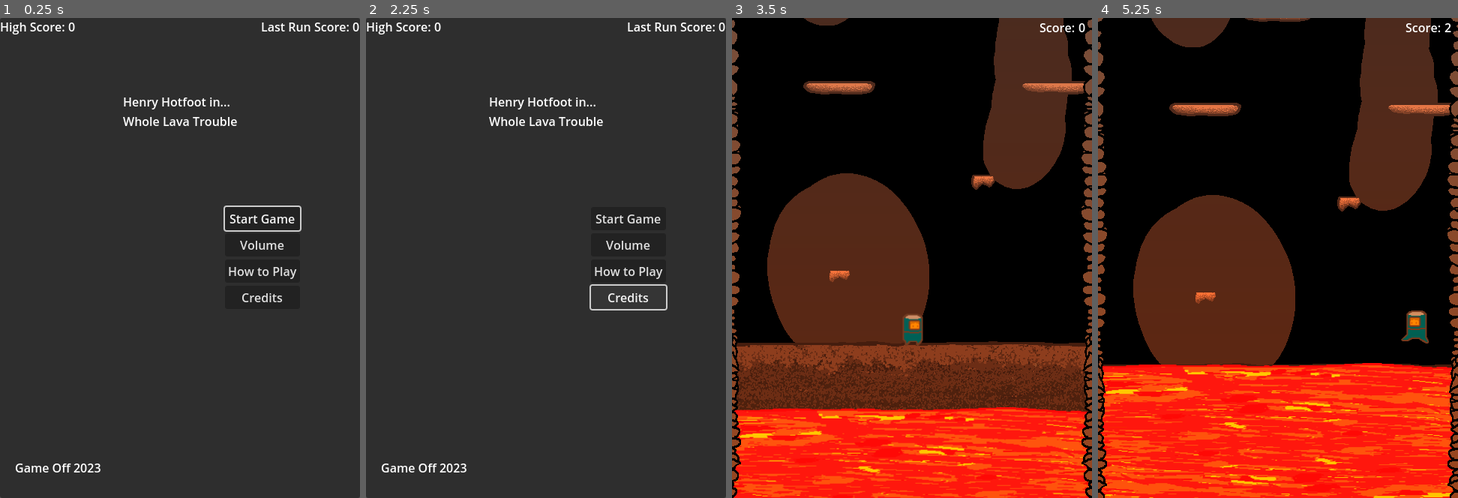
Above: before the commit, frames 1-4 (left to right).
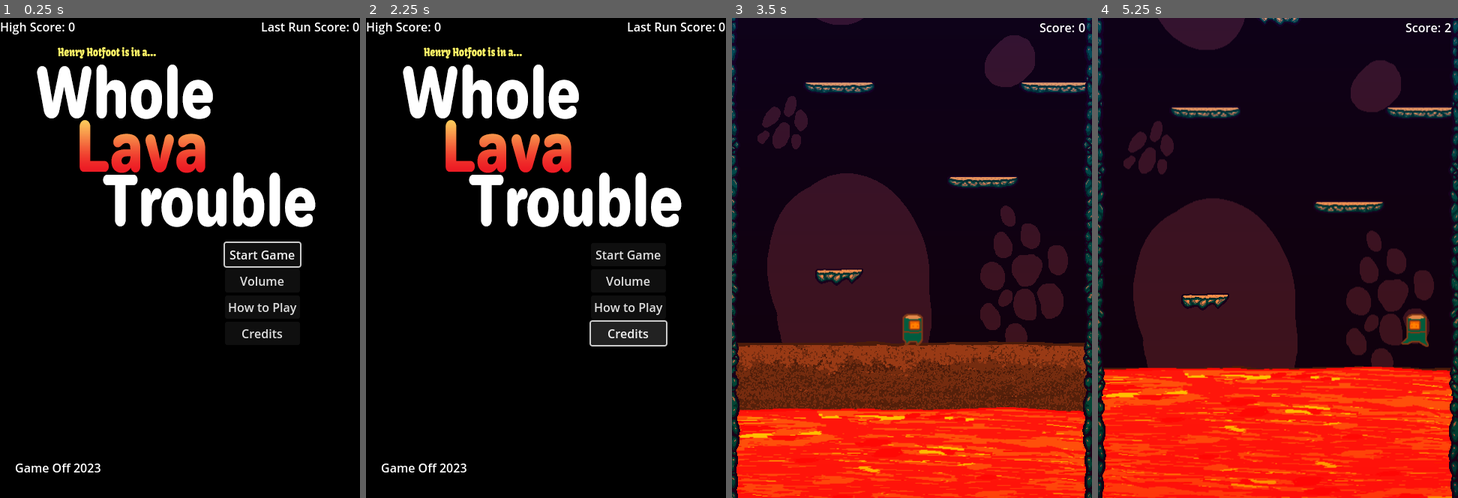
Above: after the commit, the same moments.

Repository: wrStorage/Game-Off-2023-Game-Submission
Game: Godot game, scene res://scenes/gui/main_menu.tscn
Two runs of this game, one before a commit and one after it. Both use one fixed random seed, a clock stepped at 60 frames per second and the inputs below.
Inputs:
- Up to frame 1 (0.25 s): no input
- Up to frame 2 (2.25 s): click "Volume" at 0.5 s; click "How to Play" at 1.25 s; click "Credits" at 2 s
- Up to frame 3 (3.5 s): click "Start Game" at 2.75 s
- Up to frame 4 (5.25 s): hold Right (ui_right) 3.53-5.03 s; tap Up (ui_up) at 3.6, 3.77, 4.07, 4.35, 4.52, 4.82, 5.1 s; hold Left (ui_left) from 5.03 s (still down)

The runs differ from the first frame. In frame 1, 98% of the frame differs, in the area x 0-100%, y 0-100%; in frame 2, 97%; in frame 3, 31%; in frame 4, 44%.

Commit message:
Added screen shake and visual changes

Diff:
--- a/project.godot
+++ b/project.godot
@@ -34,6 +34,13 @@
 , Object(InputEventKey,"resource_local_to_scene":false,"resource_name":"","device":-1,"window_id":0,"alt_pressed":false,"shift_pressed":false,"ctrl_pressed":false,"meta_pressed":false,"pressed":false,"keycode":0,"physical_keycode":80,"key_label":0,"unicode":112,"echo":false,"script":null)
 ]
 }
+jump={
+"deadzone": 0.5,
+"events": [Object(InputEventKey,"resource_local_to_scene":false,"resource_name":"","device":-1,"window_id":0,"alt_pressed":false,"shift_pressed":false,"ctrl_pressed":false,"meta_pressed":false,"pressed":false,"keycode":0,"physical_keycode":4194320,"key_label":0,"unicode":0,"echo":false,"script":null)
+, Object(InputEventKey,"resource_local_to_scene":false,"resource_name":"","device":-1,"window_id":0,"alt_pressed":false,"shift_pressed":false,"ctrl_pressed":false,"meta_pressed":false,"pressed":false,"keycode":0,"physical_keycode":90,"key_label":0,"unicode":122,"echo":false,"script":null)
+, Object(InputEventKey,"resource_local_to_scene":false,"resource_name":"","device":-1,"window_id":0,"alt_pressed":false,"shift_pressed":false,"ctrl_pressed":false,"meta_pressed":false,"pressed":false,"keycode":0,"physical_keycode":32,"key_label":0,"unicode":32,"echo":false,"script":null)
+]
+}
 
 [layer_names]
 
--- a/scenes/gui/main_menu.tscn
+++ b/scenes/gui/main_menu.tscn
@@ -1,6 +1,7 @@
-[gd_scene load_steps=2 format=3 uid="uid://dkeq26h0kehkm"]
+[gd_scene load_steps=3 format=3 uid="uid://dkeq26h0kehkm"]
 
 [ext_resource type="Script" path="res://scripts/guiscripts/main_menu.gd" id="1_k1r4g"]
+[ext_resource type="Texture2D" uid="uid://dopg4o2kqw3ee" path="res://assets/title.png" id="2_i5w13"]
 
 [node name="MainMenu" type="Control"]
 layout_mode = 3
@@ -11,50 +12,35 @@
 grow_vertical = 2
 script = ExtResource("1_k1r4g")
 
-[node name="MainPanel" type="Panel" parent="."]
-layout_mode = 1
-anchors_preset = 15
-anchor_right = 1.0
-anchor_bottom = 1.0
-grow_horizontal = 2
-grow_vertical = 2
+[node name="TitleImage" type="TextureRect" parent="."]
+layout_mode = 0
+offset_right = 480.0
+offset_bottom = 640.0
+texture = ExtResource("2_i5w13")
 
-[node name="ScorePanel" type="Panel" parent="MainPanel"]
+[node name="ScorePanel" type="Panel" parent="."]
 layout_mode = 1
 anchors_preset = 10
 anchor_right = 1.0
 grow_horizontal = 2
 
-[node name="HighScoreLabel" type="Label" parent="MainPanel/ScorePanel"]
+[node name="HighScoreLabel" type="Label" parent="ScorePanel"]
 layout_mode = 0
-offset_right = 91.0
+offset_right = 101.0
 offset_bottom = 26.0
 text = "High Score: 0"
 
-[node name="PreviousScoreLabel" type="Label" parent="MainPanel/ScorePanel"]
+[node name="PreviousScoreLabel" type="Label" parent="ScorePanel"]
 layout_mode = 1
 anchors_preset = 1
 anchor_left = 1.0
 anchor_right = 1.0
-offset_left = -123.0
+offset_left = -132.0
 offset_bottom = 26.0
 grow_horizontal = 0
 text = "Last Run Score: 0"
 
-[node name="Title" type="Label" parent="MainPanel"]
-layout_mode = 1
-anchors_preset = 5
-anchor_left = 0.5
-anchor_right = 0.5
-offset_left = -76.5
-offset_top = 100.0
-offset_right = 76.5
-offset_bottom = 152.0
-grow_horizontal = 2
-text = "Henry Hotfoot in...
-Whole Lava Trouble"
-
-[node name="MarginButtonContainer" type="MarginContainer" parent="MainPanel"]
+[node name="VerticalButtonContainer" type="VBoxContainer" parent="."]
 layout_mode = 1
 anchors_preset = 6
 anchor_left = 1.0
@@ -62,32 +48,29 @@
 anchor_right = 1.0
 anchor_bottom = 0.5
 offset_left = -180.0
-offset_top = -68.0
+offset_top = -20.0
 offset_right = -80.0
-offset_bottom = 68.0
+offset_bottom = 116.0
 grow_horizontal = 0
 grow_vertical = 2
 
-[node name="VerticalButtonContainer" type="VBoxContainer" parent="MainPanel/MarginButtonContainer"]
-layout_mode = 2
-
-[node name="StartButton" type="Button" parent="MainPanel/MarginButtonContainer/VerticalButtonContainer"]
+[node name="StartButton" type="Button" parent="VerticalButtonContainer"]
 layout_mode = 2
 text = "Start Game"
 
-[node name="VolumeButton" type="Button" parent="MainPanel/MarginButtonContainer/VerticalButtonContainer"]
+[node name="VolumeButton" type="Button" parent="VerticalButtonContainer"]
 layout_mode = 2
 text = "Volume"
 
-[node name="InstructionsButton" type="Button" parent="MainPanel/MarginButtonContainer/VerticalButtonContainer"]
+[node name="InstructionsButton" type="Button" parent="VerticalButtonContainer"]
 layout_mode = 2
 text = "How to Play"
 
-[node name="CreditsButton" type="Button" parent="MainPanel/MarginButtonContainer/VerticalButtonContainer"]
+[node name="CreditsButton" type="Button" parent="VerticalButtonContainer"]
 layout_mode = 2
 text = "Credits"
 
-[node name="JamMarginContainer" type="MarginContainer" parent="MainPanel"]
+[node name="JamMarginContainer" type="MarginContainer" parent="."]
 layout_mode = 1
 anchors_preset = 2
 anchor_top = 1.0
@@ -98,9 +81,9 @@
 offset_bottom = -20.0
 grow_vertical = 0
 
-[node name="JamLabel" type="Label" parent="MainPanel/JamMarginContainer"]
+[node name="JamLabel" type="Label" parent="JamMarginContainer"]
 layout_mode = 2
 text = "Game Off 2023
 "
 
-[connection signal="pressed" from="MainPanel/MarginButtonContainer/VerticalButtonContainer/StartButton" to="." method="_on_start_button_pressed"]
+[connection signal="pressed" from="VerticalButtonContainer/StartButton" to="." method="_on_start_button_pressed"]
--- a/scenes/levels/stage_one.tscn
+++ b/scenes/levels/stage_one.tscn
@@ -10,15 +10,16 @@
 [ext_resource type="PackedScene" uid="uid://deqgi8fbntb7" path="res://scenes/objects/platform_96_2.tscn" id="5_aqew2"]
 [ext_resource type="PackedScene" uid="uid://bn8vye74uq0e2" path="res://scenes/gui/hud.tscn" id="6_beuet"]
 [ext_resource type="PackedScene" uid="uid://c3tpinwwp4wv" path="res://scenes/objects/invisible_wall.tscn" id="7_bir2g"]
-[ext_resource type="Texture2D" uid="uid://21nj64c1j7x" path="res://assets/sprites/background/bg.png" id="11_gf6n1"]
-[ext_resource type="Texture2D" uid="uid://drp15cm6iut31" path="res://assets/sprites/background/spr_edge_left.png" id="12_r41n6"]
-[ext_resource type="Texture2D" uid="uid://miyl3scjq70q" path="res://assets/sprites/background/spr_edge_right.png" id="13_2dotl"]
+[ext_resource type="Script" path="res://scripts/utilityscripts/player_camera.gd" id="8_8ra66"]
+[ext_resource type="Texture2D" uid="uid://civsplk4rwgf5" path="res://assets/sprites/background/bg.png" id="11_gf6n1"]
+[ext_resource type="Texture2D" uid="uid://dsgidtq2scoil" path="res://assets/sprites/background/spr_edge_left.png" id="12_r41n6"]
+[ext_resource type="Texture2D" uid="uid://1tpqarovdlj4" path="res://assets/sprites/background/spr_edge_right.png" id="13_2dotl"]
 [ext_resource type="PackedScene" uid="uid://ctm0e25fnf4fx" path="res://scenes/objects/platform_64.tscn" id="13_rnkvk"]
 [ext_resource type="PackedScene" uid="uid://caidgm4d88qyr" path="res://scenes/gui/pause_menu.tscn" id="15_36v8r"]
 
 [node name="StageOne" type="Node2D"]
 script = ExtResource("1_swgrx")
-platforms = Array[PackedScene]([ExtResource("2_xlfe3"), ExtResource("5_26223"), ExtResource("13_rnkvk"), ExtResource("5_aqew2")])
+platforms = Array[PackedScene]([ExtResource("2_xlfe3"), ExtResource("5_aqew2"), ExtResource("13_rnkvk"), ExtResource("5_26223")])
 metadata/_edit_vertical_guides_ = []
 
 [node name="RockSpawnerPath" parent="." instance=ExtResource("2_oh5n1")]
@@ -27,12 +28,11 @@
 [node name="Player" parent="." instance=ExtResource("1_6wqyb")]
 position = Vector2(0, -35)
 
-[node name="PlayerCamera" type="Camera2D" parent="Player"]
+[node name="Camera2D" type="Camera2D" parent="Player" groups=["Camera"]]
 offset = Vector2(240, -100)
 limit_left = -1
 limit_right = 1
-position_smoothing_enabled = true
-position_smoothing_speed = 15.0
+script = ExtResource("8_8ra66")
 
 [node name="StartingPlatform" parent="." instance=ExtResource("3_5d5kw")]
 position = Vector2(-10, 35)
--- a/scenes/objects/boulder.tscn
+++ b/scenes/objects/boulder.tscn
@@ -1,7 +1,8 @@
-[gd_scene load_steps=4 format=3 uid="uid://cu76xv0wtgvd5"]
+[gd_scene load_steps=5 format=3 uid="uid://cu76xv0wtgvd5"]
 
 [ext_resource type="Texture2D" uid="uid://cq5w341weq35o" path="res://assets/sprites/objects/spr_boulder1.png" id="1_143bd"]
 [ext_resource type="Script" path="res://scripts/objectscripts/boulder.gd" id="1_s8hpa"]
+[ext_resource type="AudioStream" uid="uid://dsf8hyv27kvkm" path="res://assets/sfx/boulder.wav" id="3_a70u7"]
 
 [sub_resource type="CircleShape2D" id="CircleShape2D_bs5jw"]
 radius = 30.0
@@ -21,4 +22,12 @@
 [node name="BoulderCollisionShape" type="CollisionShape2D" parent="."]
 shape = SubResource("CircleShape2D_bs5jw")
 
+[node name="DespawnTimer" type="Timer" parent="."]
+wait_time = 2.0
+
+[node name="BoulderAudioPlayer" type="AudioStreamPlayer2D" parent="."]
+stream = ExtResource("3_a70u7")
+max_distance = 650.0
+
 [connection signal="body_entered" from="." to="." method="_on_body_entered"]
+[connection signal="timeout" from="DespawnTimer" to="." method="_on_despawn_timer_timeout"]
--- a/scenes/objects/rock.tscn
+++ b/scenes/objects/rock.tscn
@@ -1,7 +1,8 @@
-[gd_scene load_steps=4 format=3 uid="uid://iud28gsa6i8m"]
+[gd_scene load_steps=5 format=3 uid="uid://iud28gsa6i8m"]
 
 [ext_resource type="Script" path="res://scripts/objectscripts/rock.gd" id="1_lppbf"]
 [ext_resource type="Texture2D" uid="uid://c3yxk4wyngfuh" path="res://assets/sprites/objects/spr_rock1.png" id="2_8hbf7"]
+[ext_resource type="AudioStream" uid="uid://d0ne37bi67773" path="res://assets/sfx/rock.wav" id="3_n8y16"]
 
 [sub_resource type="CircleShape2D" id="CircleShape2D_5bhnm"]
 radius = 11.0
@@ -20,5 +21,12 @@
 [node name="Bounce_Timer" type="Timer" parent="."]
 wait_time = 0.05
 
+[node name="Despawn_Timer" type="Timer" parent="."]
+
+[node name="RockAudioPlayer" type="AudioStreamPlayer2D" parent="."]
+stream = ExtResource("3_n8y16")
+max_distance = 640.0
+
 [connection signal="body_entered" from="." to="." method="_on_body_entered"]
 [connection signal="timeout" from="Bounce_Timer" to="." method="_on_bounce_timer_timeout"]
+[connection signal="timeout" from="Despawn_Timer" to="." method="_on_despawn_timer_timeout"]
--- a/scenes/utility/game_manager.tscn
+++ b/scenes/utility/game_manager.tscn
@@ -7,7 +7,6 @@
 
 [node name="DifficultyTimer" type="Timer" parent="."]
 wait_time = 30.0
-autostart = true
 
 [node name="ScoreTimer" type="Timer" parent="."]
 
--- a/scripts/guiscripts/main_menu.gd
+++ b/scripts/guiscripts/main_menu.gd
@@ -1,9 +1,9 @@
 extends Control
 
 const level_scene = preload("res://scenes/levels/stage_one.tscn")
-@onready var high_score_label = $MainPanel/ScorePanel/HighScoreLabel
-@onready var previous_score_label = $MainPanel/ScorePanel/PreviousScoreLabel
-@onready var start_button = $MainPanel/MarginButtonContainer/VerticalButtonContainer/StartButton
+@onready var high_score_label = $ScorePanel/HighScoreLabel
+@onready var previous_score_label = $ScorePanel/PreviousScoreLabel
+@onready var start_button = $VerticalButtonContainer/StartButton
 
 func _ready() -> void:
 	start_button.grab_focus()
--- a/scripts/levelscripts/stage_one.gd
+++ b/scripts/levelscripts/stage_one.gd
@@ -32,7 +32,11 @@
 	rock_spawner.global_position.y = player.global_position.y - screen_height
 
 func add_platform(platform_position, row) -> void:
-	var new_platform = platforms[rng.randi_range(0, platforms.size() - 1)].instantiate()
+	var new_platform
+	if row <= 30:
+		new_platform = platforms[rng.randi_range(0, platforms.size() - 2)].instantiate()
+	else:
+		new_platform = platforms[rng.randi_range(0, platforms.size() - 1)].instantiate()
 	var flip = rng.randi_range(0,1)
 	if flip:
 		new_platform.scale.x *= -flip
--- a/scripts/objectscripts/boulder.gd
+++ b/scripts/objectscripts/boulder.gd
@@ -1,17 +1,30 @@
 extends RigidBody2D
 
 @export var vertical_speed = 250
+@onready var despawn_timer = $DespawnTimer
+@onready var audio_player = $BoulderAudioPlayer
+var moveable: bool = true
 var horizontal_speed = 0
 var current_row = -1
 
 func _process(delta):
-	apply_impulse(Vector2(horizontal_speed, vertical_speed) * delta)
+	if !moveable:
+		freeze = true
+	else:
+		apply_impulse(Vector2(horizontal_speed, vertical_speed) * delta)
 
 func _on_body_entered(body):
 	if body.collision_layer == 1 and body.platform_row != current_row:
+		audio_player.play()
 		if global_position. x >= body.global_position.x:
 			horizontal_speed = 200
 			current_row = body.platform_row
 		else:
 			horizontal_speed = -200
 			current_row = body.platform_row
+
+func _on_despawn_timer_timeout():
+	queue_free()
+
+func set_movement_to_zero():
+	moveable = false
--- a/scripts/objectscripts/lava.gd
+++ b/scripts/objectscripts/lava.gd
@@ -8,7 +8,10 @@
 func _physics_process(delta) -> void:
 	position.y -= speed * delta
 	for rocks in get_overlapping_areas():
-		rocks.queue_free()
+		if rocks.overlapped == false:
+			rocks.overlapped = true
+			rocks.start_despawner()
+		rocks.reset_speed()
 
 func _on_body_entered(body) -> void:
 	if body.collision_layer == 1:
@@ -17,7 +20,8 @@
 		DeathScreen.show()
 		get_tree().paused = true
 	elif body.collision_layer == 16:
-		body.queue_free()
+		body.set_movement_to_zero()
+		body.despawn_timer.start()
 
 func _on_speed_timer_timeout() -> void:
 	if speed != max_speed:
--- a/scripts/objectscripts/player.gd
+++ b/scripts/objectscripts/player.gd
@@ -42,18 +42,18 @@
 		apply_gravity(delta)
 
 	if is_on_floor() or fall_buffer:
-		if Input.is_action_just_pressed("ui_up") or buffered_jump:
+		if Input.is_action_just_pressed("jump") or buffered_jump:
 			velocity.y = jump_speed
 			audio_player.play()
 			animation_player.play("jump")
 			fall_buffer = false
 			buffered_jump = false
 
-	if Input.is_action_just_pressed("ui_up"):
+	if Input.is_action_just_pressed("jump"):
 		buffered_jump = true
 		buffered_jump_timer.start()
 
-	if Input.is_action_just_released("ui_up") and velocity.y < 0:
+	if Input.is_action_just_released("jump") and velocity.y < 0:
 		velocity.y = 0
 
 	velocity.x = direction * speed
--- a/scripts/objectscripts/rock.gd
+++ b/scripts/objectscripts/rock.gd
@@ -3,10 +3,16 @@
 @export var vertical_speed: int = 350
 @export var horizontal_bounce: int = 100
 @export var vertical_bounce: int = -40
+@export var min_rock_rotation: int = 10
+@export var max_rock_rotation: int = 360
 @onready var bounce_timer = $Bounce_Timer
-var rotation_amount: int = 0
+@onready var despawn_timer = $Despawn_Timer
+@onready var audio_player = $RockAudioPlayer
+var overlapped: bool = false
+var rotation_amount: int = randi_range(min_rock_rotation, max_rock_rotation)
 var landed_position: int = 0
 var horizontal_speed: int = 0
+var offset: int = 20
 
 func _physics_process(delta) -> void:
 	if global_position.y > landed_position:
@@ -16,17 +22,18 @@
 	rotation_degrees += rotation_amount * delta
 
 func _on_body_entered(body) -> void:
+	audio_player.play()
 	if body.collision_layer == 1:
 		if global_position.x >= body.global_position.x:
 			horizontal_speed = horizontal_bounce
-			rotation_amount = 35
+			rotation_amount = randi_range(min_rock_rotation, max_rock_rotation)
 		else:
 			horizontal_speed = -horizontal_bounce
-			rotation_amount = -35
+			rotation_amount = -1 * randi_range(min_rock_rotation, max_rock_rotation)
 		vertical_speed = vertical_bounce
 		bounce_timer.start()
 		collision_mask = 12
-		landed_position = body.global_position.y + 20
+		landed_position = body.global_position.y + offset
 
 	if body.collision_layer == 4:
 		body.apply_stun()
@@ -34,6 +41,18 @@
 
 	if body.collision_layer == 8:
 		horizontal_speed *= -1
+		rotation_amount *= -1
 
 func _on_bounce_timer_timeout() -> void:
 	vertical_speed = 350
+
+func reset_speed():
+	vertical_speed = 0
+	horizontal_speed = 0
+	rotation_amount = 0
+
+func start_despawner():
+	despawn_timer.start()
+
+func _on_despawn_timer_timeout():
+	queue_free()
--- a/scripts/utilityscripts/game_manager.gd
+++ b/scripts/utilityscripts/game_manager.gd
@@ -6,11 +6,13 @@
 const main_menu_scene = preload("res://scenes/gui/main_menu.tscn")
 const level_scene = preload("res://scenes/levels/stage_one.tscn")
 @onready var score_timer = $ScoreTimer
+@onready var difficulty_timer = $DifficultyTimer
 
 func reset_run_score() -> void:
 	current_run_score = 0
 
 func load_main_menu() -> void:
+	difficulty_timer.stop()
 	get_tree().change_scene_to_packed(main_menu_scene)
 
 func stop_score_timer() -> void:
@@ -18,12 +20,14 @@
 
 func _on_difficulty_timer_timeout() -> void:
 	get_tree().call_group("Obstacles", "increase_difficulty")
+	get_tree().call_group("Camera", "shake_camera")
 
 func _on_score_timer_timeout() -> void:
 	current_run_score += 1
 
 func start_game() -> void:
 	get_tree().change_scene_to_packed(level_scene)
+	difficulty_timer.start()
 	score_timer.start()
 
 func check_scores() -> void:
--- /dev/null
+++ b/scripts/utilityscripts/player_camera.gd
@@ -0,0 +1,22 @@
+extends Camera2D
+
+@export var randomStrength: float = 30.0
+@export var shakeFade: float = 5.0
+var rng = RandomNumberGenerator.new()
+var shake_strength: float = 0.0
+var previous_shake_offset = Vector2.ZERO
+
+func _process(delta) -> void:
+	offset -= previous_shake_offset
+	if shake_strength > 0:
+		shake_strength = lerpf(shake_strength, 0, shakeFade * delta)
+
+	var shake_offset = get_an_offset()
+	offset += shake_offset
+	previous_shake_offset = shake_offset
+
+func shake_camera() -> void:
+	shake_strength = randomStrength
+
+func get_an_offset() -> Vector2:
+	return Vector2(rng.randf_range(-shake_strength, shake_strength), rng.randf_range(-shake_strength, shake_strength))
Not shown, changed: assets/sfx/boulder.wav.import
Not shown, added: assets/sfx/death.wav.import
Not shown, added: assets/sfx/hiscore.wav.import
Not shown, changed: assets/sfx/idol.wav.import
Not shown, changed: assets/sfx/jump.wav.import
Not shown, added: assets/sfx/menu back.wav.import
Not shown, changed: assets/sfx/menu scroll.wav.import
Not shown, added: assets/sfx/menu select.wav.import
Binary file changed: assets/sprites/background/bg.png
Not shown, changed: assets/sprites/background/bg.png.import
Binary file changed: assets/sprites/background/ovr_lava_radiance.png
Not shown, changed: assets/sprites/background/ovr_lava_radiance.png.import
(and 31 more such lines)
